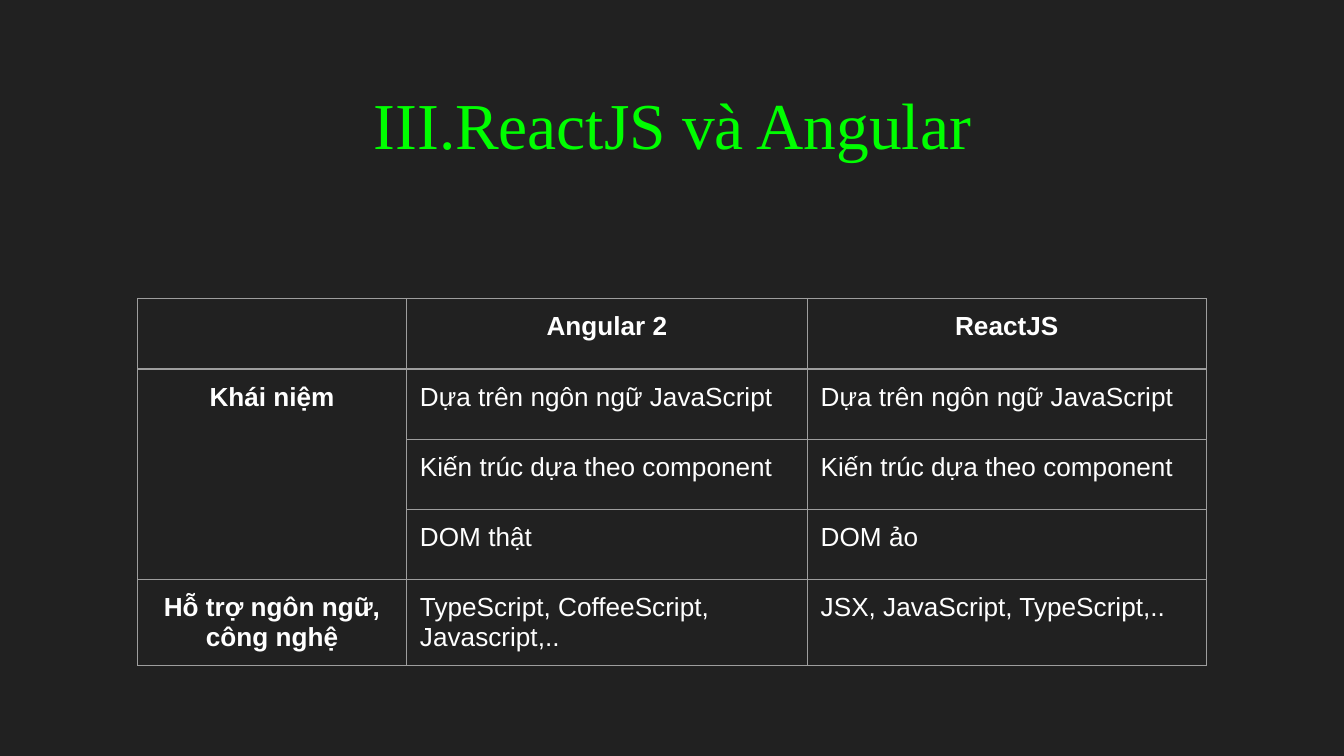
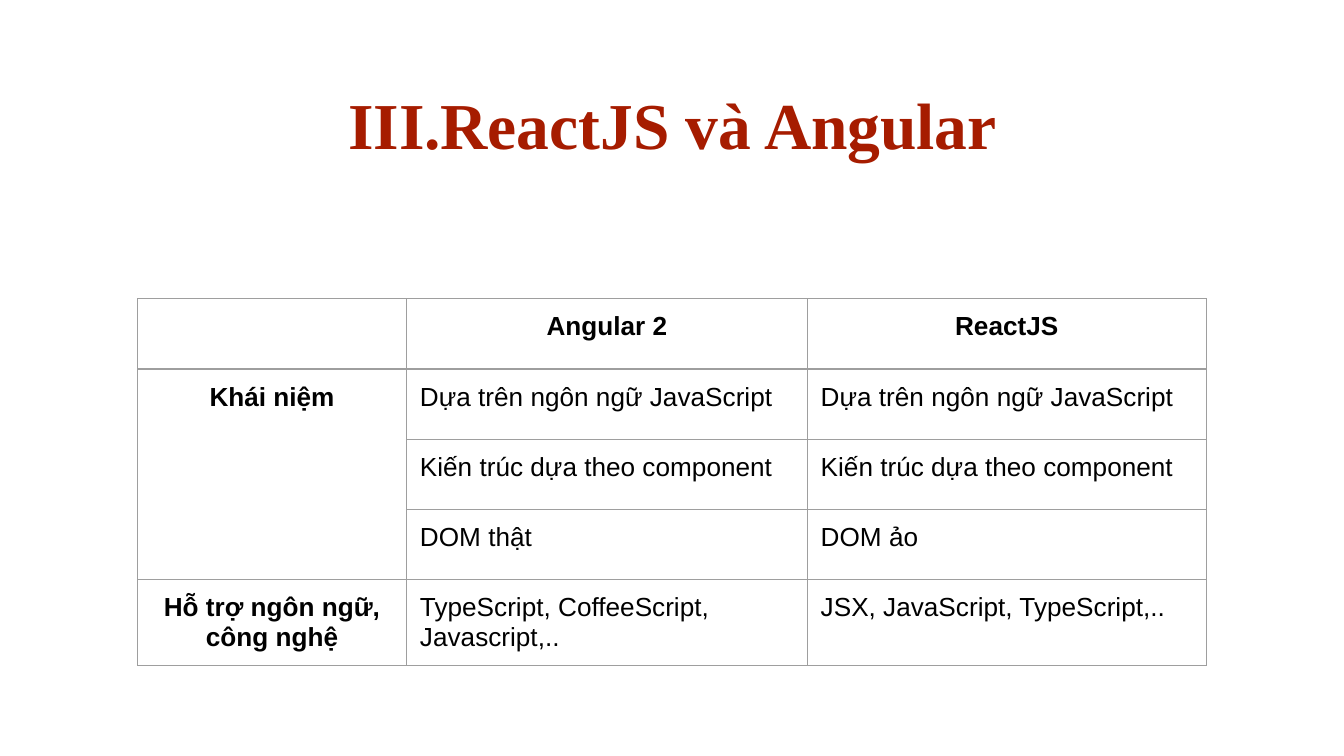
Before and after one commit to AlE-dip/ReactJS_News, a slide deck: slide 19 of slide_báo_cáo.pptx. Drawn at 1344x756 pixels with LibreOffice and Linux fonts; fonts in the diff are those of the drawing. Boxes give left, top, right and bottom in pixels: in the first picture for what was removed or moved away, otherwise in the second. Text is boxed around its words. In the diff, an @@ line names an element or a change of style, - is before the commit and + after.

```diff
--- a/slide_báo_cáo.pptx
+++ b/slide_báo_cáo.pptx
@@ background #212121 to #FFFFFF @@
@@ title "ReactJS và Angular" at (x1=348, y1=103, x2=996, y2=162): text colour #00FF00 to #A61C00, bold on; bullet colour #00FF00 to #A61C00 @@
@@ table at (x1=137, y1=298, x2=1206, y2=739) @@
@@ text colour #FFFFFF to #000000 @@
```
Also in this commit, not shown: 20 other slides changed, 2 slides removed.
